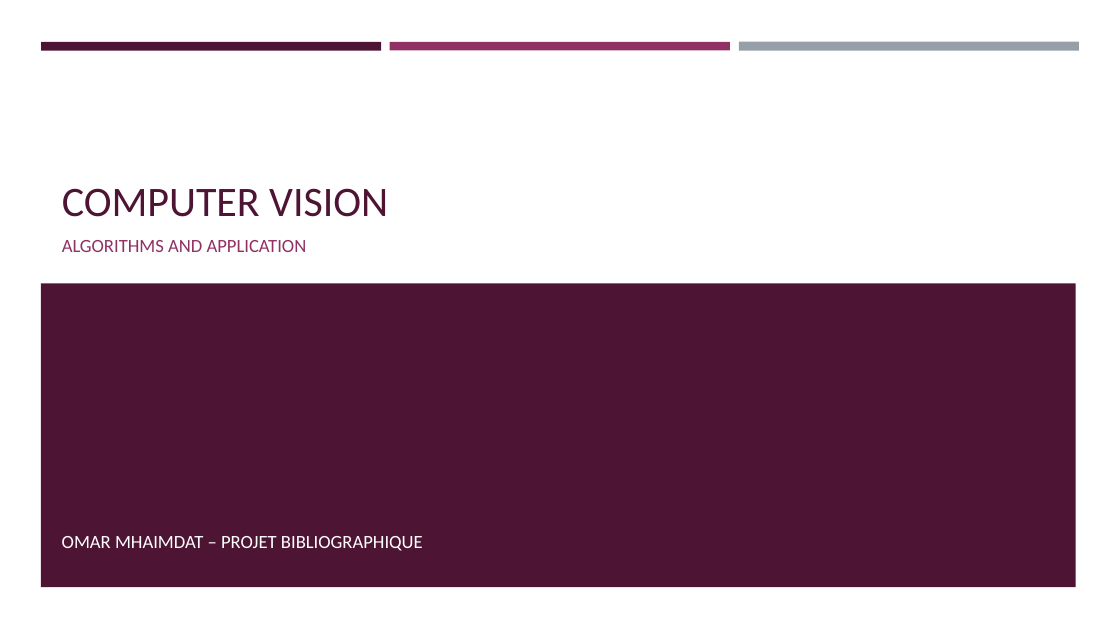
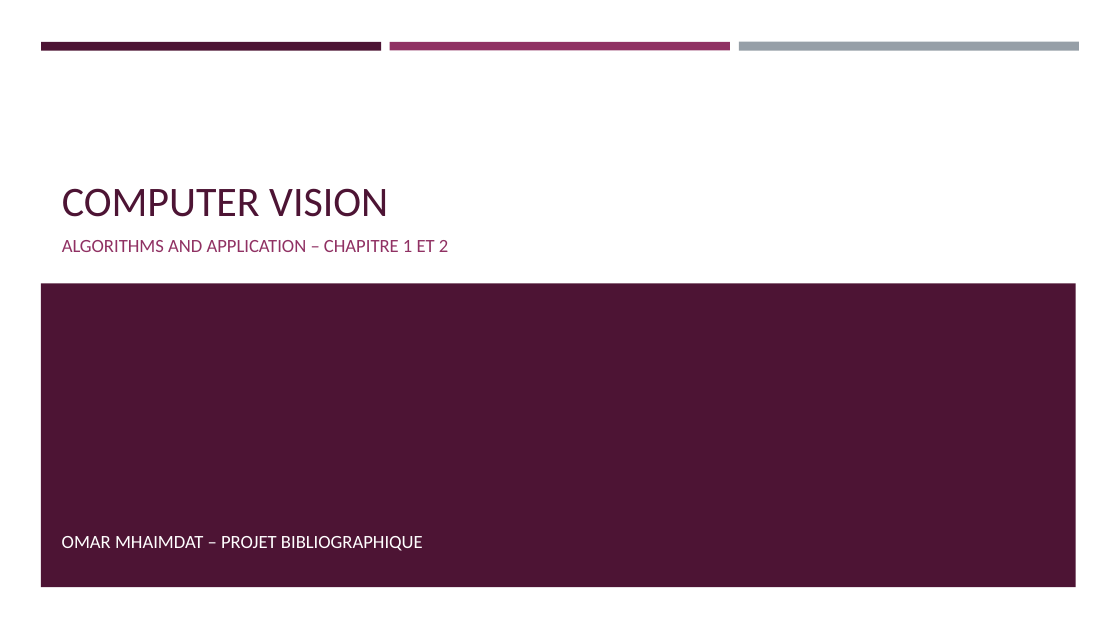
Before and after one commit to YounesAEO/uicstudents, a slide deck: slide 1 of downloads/gi-2/s7/projet_biblio/Presentation_1_Computer_Vision.pptx. Drawn at 1120x630 pixels with LibreOffice and Linux fonts; fonts in the diff are those of the drawing. Boxes give left, top, right and bottom in pixels: in the first picture for what was removed or moved away, otherwise in the second. Text is boxed around its words. In the diff, an @@ line names an element or a change of style, - is before the commit and + after.

```diff
--- a/downloads/gi-2/s7/projet_biblio/Presentation_1_Computer_Vision.pptx
+++ b/downloads/gi-2/s7/projet_biblio/Presentation_1_Computer_Vision.pptx
@@ subtitle at bbox=[62, 240, 448, 252]: text changed @@
-ALGORITHMS AND APPLICATION
+ALGORITHMS AND APPLICATION – CHAPITRE 1 ET 2
```
Also in this commit, not shown: 2 slides added, 4 other files.
